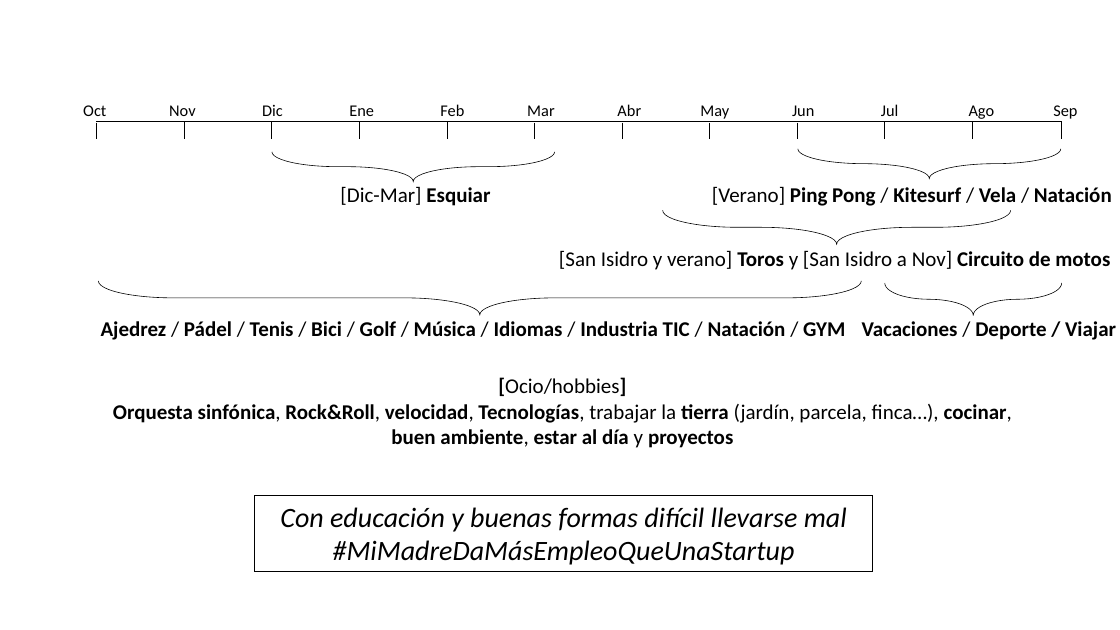
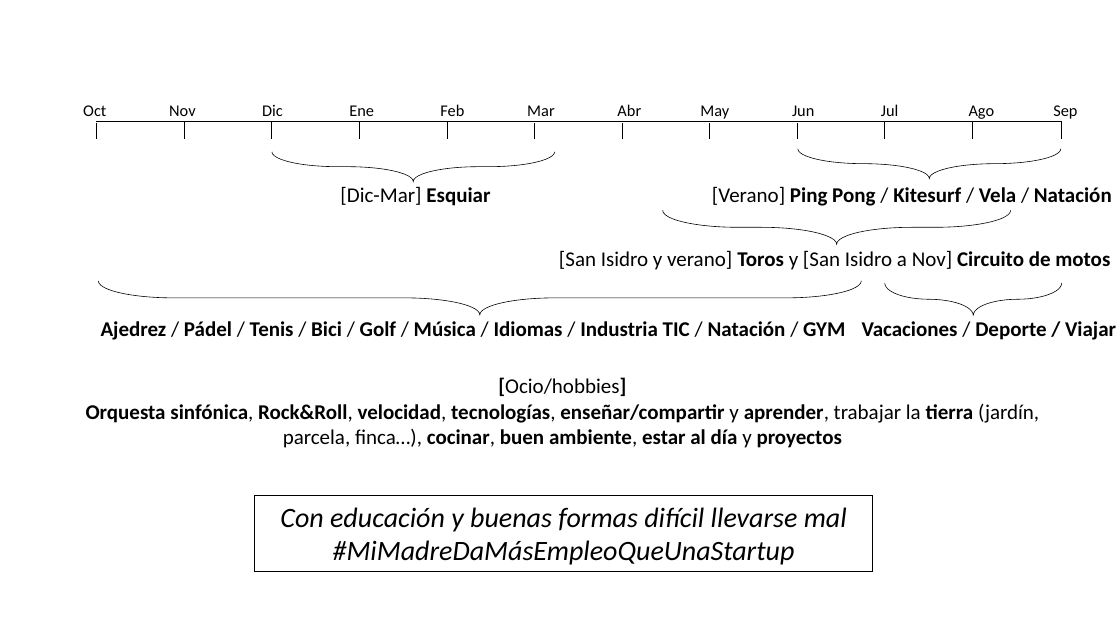
Before and after one commit to antoniojturel/cv, a slide deck: slide 1 of salud.pptx. Drawn at 1120x630 pixels with LibreOffice and Linux fonts; fonts in the diff are those of the drawing. Boxes give left, top, right and bottom in pixels: in the first picture for what was removed or moved away, otherwise in the second. Text is boxed around its words. In the diff, an @@ line names an element or a change of style, - is before the commit and + after.

```diff
--- a/salud.pptx
+++ b/salud.pptx
@@ text at [86, 404, 1039, 448]: text changed @@
-Orquesta sinfónica, Rock&Roll, velocidad, Tecnologías, trabajar la tierra (jardín, parcela, finca…), cocinar,
-buen ambiente, estar al día y proyectos
+Orquesta sinfónica, Rock&Roll, velocidad, tecnologías, enseñar/compartir y aprender, trabajar la tierra (jardín, parcela, finca…), cocinar, buen ambiente, estar al día y proyectos
```
Also in this commit, not shown: 2 other files.
